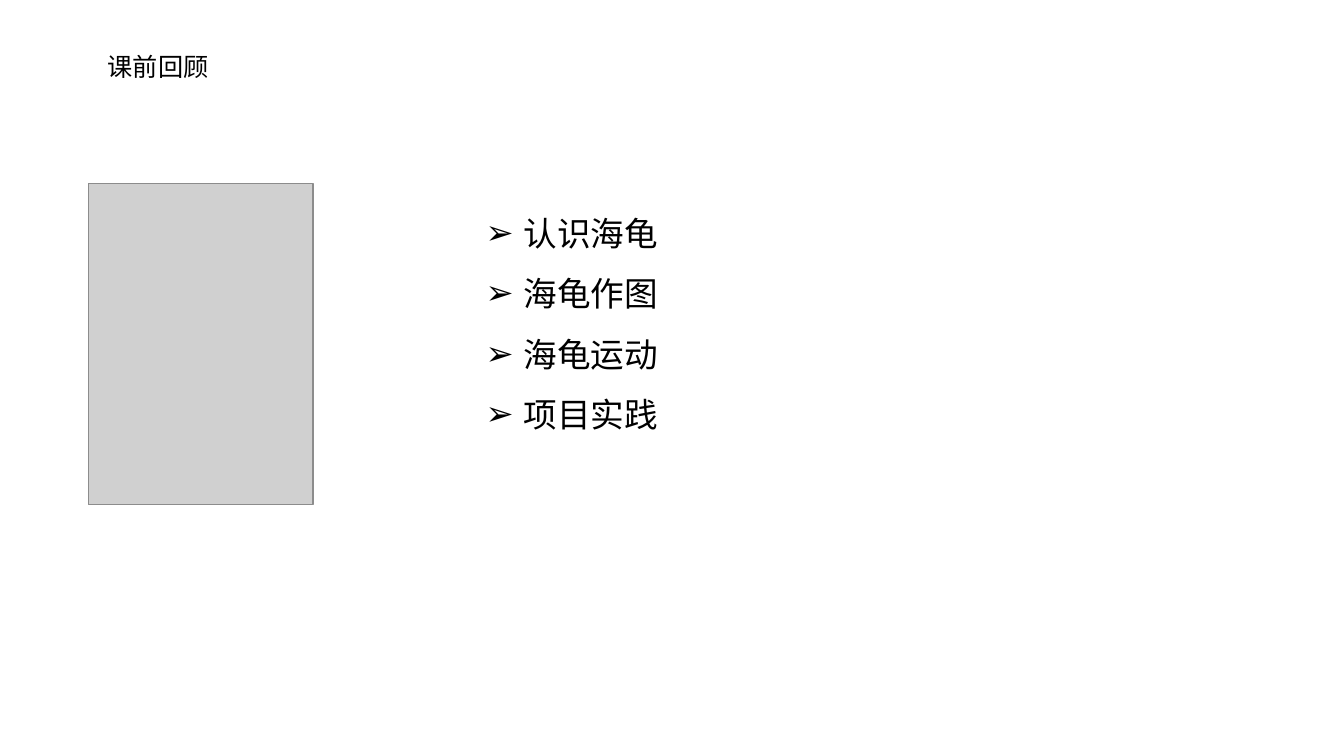
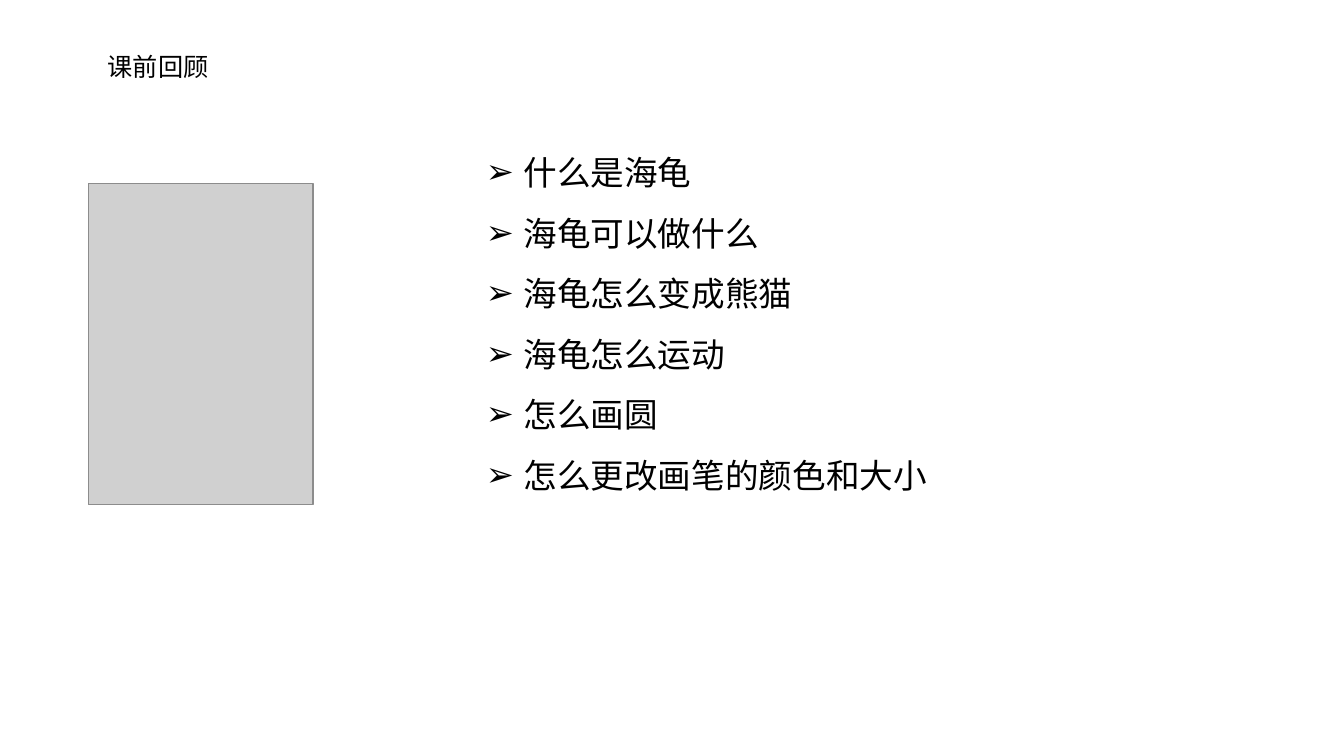
Before and after one commit to hwdeveloper/python-tutorial, a slide deck: slide 3 of 第5节课/01ppt/P1-5第五节.pptx. Drawn at 1344x756 pixels with LibreOffice and Linux fonts; fonts in the diff are those of the drawing; grey boxes stand for pictures; background and template pictures are left out. Boxes give left, top, right and bottom in pixels: in the first picture for what was removed or moved away, otherwise in the second. Text is boxed around its words. In the diff, an @@ line names an element or a change of style, - is before the commit and + after.

```diff
--- a/第5节课/01ppt/P1-5第五节.pptx
+++ b/第5节课/01ppt/P1-5第五节.pptx
@@ text at [524, 156, 927, 491]: text changed @@
-➢ 认识海龟
-➢ 海龟作图
-➢ 海龟运动
-➢ 项目实践
+➢ 什么是海龟
+➢ 海龟可以做什么
+➢ 海龟怎么变成熊猫
+➢ 海龟怎么运动
+➢ 怎么画圆
+➢ 怎么更改画笔的颜色和大小
```
Also in this commit, not shown: 4 other slides changed, 43 other files.
